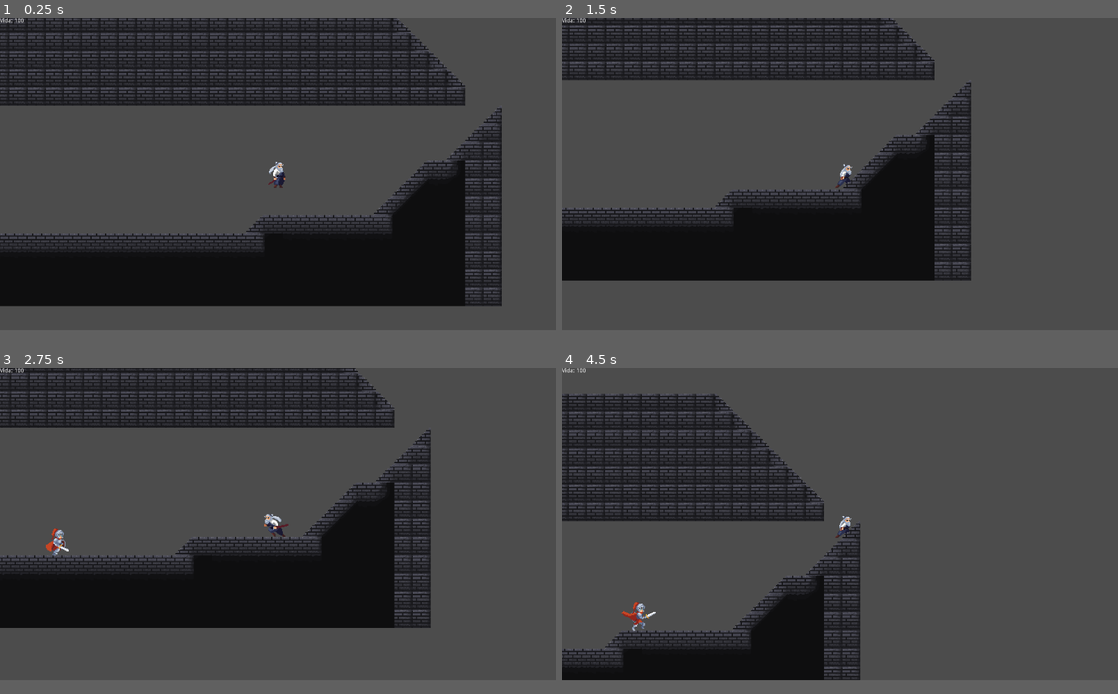
Above: before the commit, frames 1-4 (two rows, left to right).
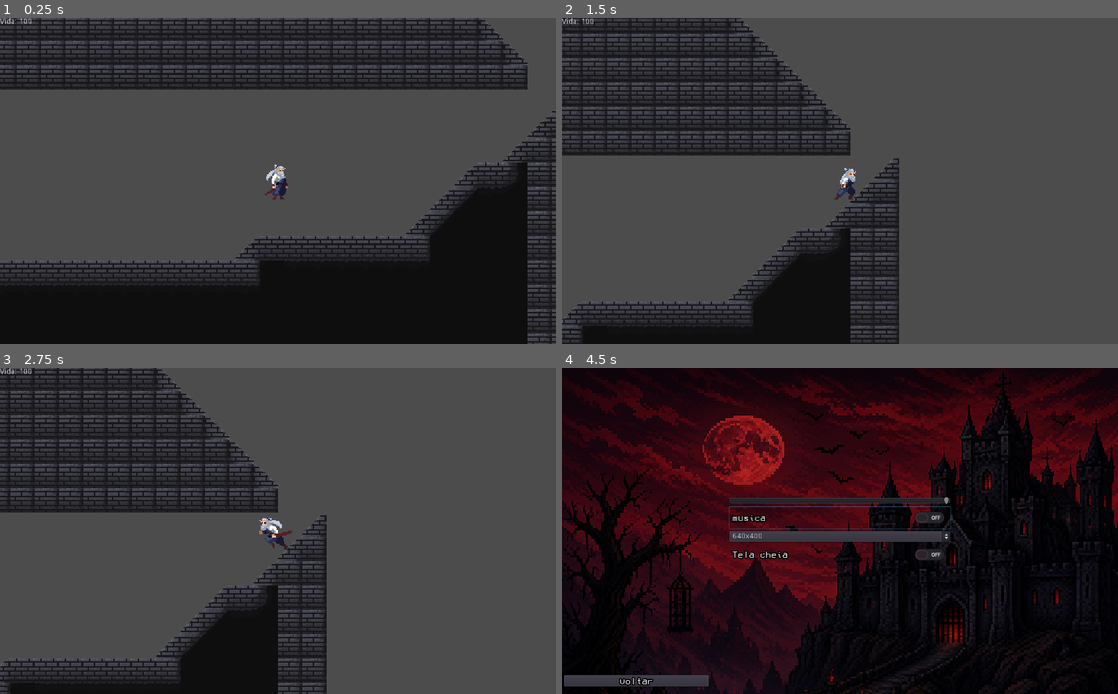
Above: after the commit, the same moments.

Repository: josepimenta545-bit/beyond-death
Game: Godot game, scene res://cenas/main.tscn
Same seed, same stepped clock (60 frames per second), same inputs: the game is played once before the commit and once after it. This scene is started directly instead of the project's main scene.
Inputs (mouse positions are in pixels of both pictures, inside the frame that each line leads up to):
- Up to frame 1 (0.25 s): no input
- Up to frame 2 (1.5 s): move the mouse to (962, 158) at 0.52 s; hold D (direita) from 0.53 s (still down); tap Space (espaço) at 0.6 s; click (962, 158) at 0.67 s; tap Q (dash, bound only after the commit) at 0.8, 1.35 s; move the mouse to (728, 190) at 1.27 s; click (728, 190) at 1.42 s
- Up to frame 3 (2.75 s): tap Space (espaço) at 1.55, 2.1 s; move the mouse to (333, 456) at 2.02 s; release D (direita) at 2.03 s; hold A (esquerda) from 2.03 s (still down); click (333, 456) at 2.17 s; tap Q (dash, bound only after the commit) at 2.3 s
- Up to frame 4 (4.5 s): move the mouse to (812, 586) at 2.77 s; release A (esquerda) at 2.78 s; hold D (direita) 2.78-4.25 s; tap Q (dash, bound only after the commit) at 2.85, 3.8 s; click (812, 586) at 2.92 s; tap Space (espaço) at 3.05, 3.6 s; move the mouse to (1006, 570) at 3.52 s; click (1006, 570) at 3.67 s; tap Escape (ESC, bound only after the commit) at 4.15 s; click (840, 511) at 4.25 s, where only the run after the commit has a clickable "musica"
In our replay, the window is 800x449 before the commit and 800x469 after it. These sizes can differ from the game's own. Grey fills any space a smaller window leaves; there, only what the larger window draws over its background counts as a difference.

The runs differ from the first frame. In frame 1, 35% of the frame differs, in the area x 0-100%, y 0-100%; in frame 2, 39%; in frame 3, 42%; in frame 4, 88%.

Commit message:
mecanica de dash

Diff:
--- a/cenas/configurações.tscn
+++ b/cenas/configurações.tscn
@@ -10,6 +10,12 @@
 outline_color = Color( 0, 0, 0, 1 )
 use_mipmaps = true
 use_filter = true
+font_data = ExtResource( 1 )
+
+[sub_resource type="DynamicFont" id=4]
+size = 17
+outline_size = 2
+outline_color = Color( 0, 0, 0, 1 )
 font_data = ExtResource( 1 )
 
 [sub_resource type="DynamicFont" id=1]
@@ -41,25 +47,32 @@
 alignment = 1
 
 [node name="volume" type="HSlider" parent="VBoxContainer"]
-margin_top = 24.0
+margin_top = 2.0
 margin_right = 408.0
-margin_bottom = 40.0
+margin_bottom = 18.0
 max_value = 1.0
 step = 0.1
 value = 1.0
 
 [node name="CheckButton" type="CheckButton" parent="VBoxContainer"]
-margin_top = 44.0
+margin_top = 22.0
 margin_right = 408.0
-margin_bottom = 84.0
+margin_bottom = 62.0
 custom_fonts/font = SubResource( 3 )
 pressed = true
 text = "musica"
 
 [node name="OptionButton" type="OptionButton" parent="VBoxContainer"]
-margin_top = 88.0
+margin_top = 66.0
 margin_right = 408.0
-margin_bottom = 108.0
+margin_bottom = 86.0
+
+[node name="tela_cheia" type="CheckButton" parent="VBoxContainer"]
+margin_top = 90.0
+margin_right = 408.0
+margin_bottom = 130.0
+custom_fonts/font = SubResource( 4 )
+text = "Tela cheia"
 
 [node name="VBoxContainer2" type="VBoxContainer" parent="."]
 anchor_top = 1.0
@@ -85,4 +98,5 @@
 [connection signal="value_changed" from="VBoxContainer/volume" to="." method="_on_volume_value_changed"]
 [connection signal="toggled" from="VBoxContainer/CheckButton" to="." method="_on_CheckButton_toggled"]
 [connection signal="item_selected" from="VBoxContainer/OptionButton" to="." method="_on_OptionButton_item_selected"]
+[connection signal="toggled" from="VBoxContainer/tela_cheia" to="." method="_on_tela_cheia_toggled"]
 [connection signal="pressed" from="VBoxContainer2/voltar" to="." method="_on_voltar_pressed"]
--- a/cenas/main.tscn
+++ b/cenas/main.tscn
@@ -5,7 +5,20 @@
 [ext_resource path="res://cenas/inimigo.tscn" type="PackedScene" id=3]
 [ext_resource path="res://scripts/main.gd" type="Script" id=4]
 [ext_resource path="res://sons/musica gameplay.mp3" type="AudioStream" id=5]
-[ext_resource path="res://scripts/AudioStreamPlayer.gd" type="Script" id=6]
+
+[sub_resource type="GDScript" id=1]
+script/source = "extends AudioStreamPlayer
+
+onready var tween = $Tween
+
+func _ready():
+	volume_db = -30
+	play()
+
+	tween.interpolate_property(self,\"volume_db\",-40,-17,1.0,Tween.TRANS_QUAD,Tween.EASE_IN_OUT)
+
+	tween.start()
+"
 
 [node name="main" type="Node2D"]
 position = Vector2( 0, 4 )
@@ -46,7 +59,7 @@
 [node name="AudioStreamPlayer" type="AudioStreamPlayer" parent="."]
 stream = ExtResource( 5 )
 autoplay = true
-script = ExtResource( 6 )
+script = SubResource( 1 )
 
 [node name="Tween" type="Tween" parent="AudioStreamPlayer"]
 
--- a/cenas/player.tscn
+++ b/cenas/player.tscn
@@ -164,7 +164,7 @@
 "frames": [ SubResource( 63 ), SubResource( 64 ), SubResource( 65 ), SubResource( 66 ), SubResource( 67 ), SubResource( 68 ), SubResource( 69 ) ],
 "loop": false,
 "name": "ataque1",
-"speed": 15.0
+"speed": 18.0
 }, {
 "frames": [ SubResource( 70 ), SubResource( 71 ), SubResource( 72 ), SubResource( 73 ) ],
 "loop": true,
@@ -207,7 +207,7 @@
 show_behind_parent = true
 position = Vector2( 0, -16 )
 frames = SubResource( 2 )
-animation = "parado"
+animation = "ataque1"
 playing = true
 
 [node name="CollisionShape2D" type="CollisionShape2D" parent="."]
@@ -224,3 +224,6 @@
 
 [node name="CollisionShape2D" type="CollisionShape2D" parent="hitbox_ataque"]
 shape = SubResource( 85 )
+
+[node name="Timer" type="Timer" parent="."]
+one_shot = true
--- a/project.godot
+++ b/project.godot
@@ -21,13 +21,7 @@
 
 [display]
 
-window/size/width=1366
-window/size/height=768
-window/size/fullscreen=true
-window/size/test_width=1366
-window/size/test_height=768
-window/stretch/mode="viewport"
-window/stretch/aspect="expand"
+window/stretch/mode="2d"
 
 [global]
 
@@ -99,6 +93,18 @@
 "events": [ Object(InputEventMouseButton,"resource_local_to_scene":false,"resource_name":"","device":0,"alt":false,"shi …(229 unchanged characters)…
  ]
 }
+ESC={
+"deadzone": 0.5,
+"events": [ Object(InputEventKey,"resource_local_to_scene":false,"resource_name":"","device":0,"alt":false,"shift":false,"control":false,"meta":false,"command":false,"pressed":false,"scancode":0,"physical_scancode":16777217,"unicode":0,"echo":false,"script":null)
+, Object(InputEventKey,"resource_local_to_scene":false,"resource_name":"","device":0,"alt":false,"shift":false,"control":false,"meta":false,"command":false,"pressed":false,"scancode":16777217,"physical_scancode":0,"unicode":0,"echo":false,"script":null)
+ ]
+}
+dash={
+"deadzone": 0.5,
+"events": [ Object(InputEventKey,"resource_local_to_scene":false,"resource_name":"","device":0,"alt":false,"shift":false,"control":false,"meta":false,"command":false,"pressed":false,"scancode":0,"physical_scancode":81,"unicode":0,"echo":false,"script":null)
+, Object(InputEventKey,"resource_local_to_scene":false,"resource_name":"","device":0,"alt":false,"shift":false,"control":false,"meta":false,"command":false,"pressed":false,"scancode":81,"physical_scancode":0,"unicode":0,"echo":false,"script":null)
+ ]
+}
 
 [physics]
 
--- a/scripts/AudioStreamPlayer.gd
+++ /dev/null
@@ -1,11 +0,0 @@
-extends AudioStreamPlayer
-
-onready var tween = $Tween
-
-func _ready():
-	volume_db = -30
-	play()
-
-	tween.interpolate_property(self,"volume_db",-40,-17,1.0,Tween.TRANS_QUAD,Tween.EASE_IN_OUT)
-
-	tween.start()
--- a/scripts/configurações.gd
+++ b/scripts/configurações.gd
@@ -5,6 +5,7 @@
 onready var checkbutton = $VBoxContainer/CheckButton
 onready var slider = $VBoxContainer/volume
 onready var optionbutton = $VBoxContainer/OptionButton
+onready var tela_cheia = $VBoxContainer/tela_cheia
 var resolucoes = [Vector2(640, 400), Vector2(800, 600), Vector2(1280, 720), Vector2(1366, 768)]
 
 #prepara o código
@@ -12,6 +13,11 @@
 	var volume = AudioServer.get_bus_volume_db(music_id)
 	slider.value = db2linear(volume)
 	checkbutton.pressed = not AudioServer.is_bus_mute(music_id)
+	if OS.window_fullscreen == true:
+		tela_cheia.pressed = true
+	else:
+		tela_cheia.pressed = false
+
 	adicionar_itens()
 
 #volta pro menu principal
@@ -32,12 +38,20 @@
 
 #bglh da resolução
 func adicionar_itens():
-	optionbutton.add_item("resoluções")
-	optionbutton.add_item("640x400")
-	optionbutton.add_item("800x600")
-	optionbutton.add_item("1280x720")
-	optionbutton.add_item("1366x768 ",-1)
+	optionbutton.add_item("640x400", 0)
+	optionbutton.add_item("800x600", 1)
+	optionbutton.add_item("1280x720", 2)
+	optionbutton.add_item("1366x768", 3)
 
 func _on_OptionButton_item_selected(index):
 	var selecao = resolucoes[index]
-	print(index)
+	OS.window_size = selecao
+	OS.center_window()
+
+
+func _on_tela_cheia_toggled(button_pressed):
+	if button_pressed:
+		OS.window_fullscreen = true
+		OS.window_size = Vector2(1366, 768)
+	else:
+		OS.window_fullscreen = false
--- a/scripts/inimigo.gd
+++ b/scripts/inimigo.gd
@@ -57,14 +57,12 @@
 			var distancia = abs(inimigo_pos.x - posicaoB.x)
 			if distancia <= 10.0:
 				indo_AB = false
-				print(indo_AB)
 		else:
 			direcao = (posicaoA - inimigo_pos).normalized()
 			vetor.x = direcao.x * velocidade
 			var distancia = abs(inimigo_pos.x - posicaoA.x)
 			if distancia <= 10.0:
 				indo_AB = true
-				print(indo_AB)
 
 	#animações
 	if not tomando_dano:
--- a/scripts/main.gd
+++ b/scripts/main.gd
@@ -3,12 +3,18 @@
 onready var player = $player
 onready var vida = $HUD/vida
 
-#desenha a vida na tela e para a musica do menu
+	# //desenha a vida na tela e para a musica do menu\\
 func _ready():
 	player.connect("vida_alterada", self, "_on_player_health_changed")
 	vida.text = "Vida: %d" % player.vida
 	Musicaglobal.stop()
 
-#função pra atualizar a vida do jogador
+	# //função pra atualizar a vida do jogador\\
 func _on_player_health_changed(vida_nova):
 	vida.text = "Vida: %d" % vida_nova
+
+	# //Abrir o menu durante o jogo\\
+func _process(delta):
+	if Input.is_action_pressed("ESC"):
+		get_tree().change_scene("res://cenas/configurações.tscn")
+	return true
--- a/scripts/menu.gd
+++ b/scripts/menu.gd
@@ -1,13 +1,13 @@
 extends Control
 
-#entrar no jogo
+	# //entrar no jogo\\
 func _on_jogar_pressed():
 	get_tree().change_scene("res://cenas/main.tscn")
 
-#sair do jogo
+	# //sair do jogo\\
 func _on_sair_pressed():
 	get_tree().quit()
 
-#configurações
+	# //configurações\\
 func _on_configuraes_pressed():
 	get_tree().change_scene("res://cenas/configurações.tscn")
--- a/scripts/player.gd
+++ b/scripts/player.gd
@@ -1,16 +1,24 @@
 extends KinematicBody2D
 
-#variaveis
+	# //variaveis\\
+onready var timer = $Timer
 onready var sprite = $AnimatedSprite #serve pra fazer as animações mais pra frente
 
-#movimento
+	# //movimento\\
 export var speed = 110
 var gravidade = 800
 export var velocidade_pulo = -350
 var velocidade = Vector2.ZERO
 const UP = Vector2(0, -1)
+	# //dash\\
+var pode_dar_dash = true
+var cooldown_dash = 1
+var duracao_dash = 0.3
+var on_dash = false
+export var velocidade_dash = 500
+var direcao_dash: int
 
-#combate e vida
+	# //combate e vida\\
 var ataque = true
 export var cooldown_ataque = 0.5
 var atacando = false
@@ -22,39 +30,70 @@
 signal vida_alterada(vida_nova)
 
 var olhando_direita = true
+
 func _physics_process(delta):
+	if esta_morto:
+		return
 	velocidade.y += gravidade * delta
-#movimento esquerda e direita e animações andando pra esquerda,direita e parado
 	var direcao_x = 0
-	if Input.is_action_pressed("direita"):
-		direcao_x += 1
-		sprite.flip_h = false
-		olhando_direita = true
-		if not atacando:
-			sprite.play("andando")
-	elif Input.is_action_pressed("esquerda"):
-		direcao_x -= 1
-		sprite.flip_h = true
-		olhando_direita = false
-		if not atacando:
-			sprite.play("andando")
+	# //movimento esquerda e direita e animações andando pra esquerda,direita e parado\\
+	if on_dash:
+		velocidade.x = direcao_dash * velocidade_dash
+		velocidade.y = 0
 	else:
-		if not atacando:
-			sprite.play("parado")
-	hitbox.position.x = abs(hitbox.position.x) if olhando_direita else -abs(hitbox.position.x) #aq é pra mudar a direçao da hitbox do ataque
+		if Input.is_action_pressed("direita"):
+			direcao_x += 1
+			sprite.flip_h = false
+			olhando_direita = true
+			if not atacando:
+				sprite.play("andando")
+		elif Input.is_action_pressed("esquerda"):
+			direcao_x -= 1
+			sprite.flip_h = true
+			olhando_direita = false
+			if not atacando:
+				sprite.play("andando")
+		else:
+			if not atacando:
+				sprite.play("parado")
+		velocidade.x = direcao_x * speed
 
-#pulo e animação de pulo
-	velocidade.x = direcao_x * speed
+	# //chama a função de dash\\
+	if Input.is_action_just_pressed("dash") and pode_dar_dash and not on_dash:
+		dash()
+	# //muda a direção da hitbox do ataque\\
+	hitbox.position.x = abs(hitbox.position.x) if olhando_direita else -abs(hitbox.position.x)
+
+	# //pulo e animação de pulo\\
 	if is_on_floor() and Input.is_action_just_pressed("espaço"):
 		velocidade.y = velocidade_pulo
-		#sprite.play("pulando") ainda não vai ser usado, mas quando fizermos os sprites de pulo é so configurar essa linha
+		#sprite.play("pulando") //ainda não vai ser usado, mas quando fizermos os sprites de pulo é apagar o "#" e o comentario\\
+
+	# //ataque\\
 	if Input.is_mouse_button_pressed(BUTTON_LEFT):
 		if ataque:
 			atacar()
 
+
 	velocidade = move_and_slide(velocidade, UP)
 
-#bglh pra levar dano
+	# //controla se o jogador pode ou não dar dash (meio q foi feito por IA mas fds)\\
+func dash():
+	on_dash = true
+	pode_dar_dash = false
+	direcao_dash = 1 if olhando_direita else -1
+
+	timer.wait_time = duracao_dash
+	timer.start()
+	yield(timer, "timeout")
+	on_dash = false
+
+	timer.wait_time = cooldown_dash
+	timer.start()
+	yield(timer, "timeout")
+	pode_dar_dash = true
+
+	# //bglh pra levar dano\\
 var esta_morto = false
 
 func take_damage(dano):
@@ -72,7 +111,7 @@
 	set_physics_process(false)
 	sprite.play("morto")
 
-
+	# //bglh pra atacar\\
 func atacar():
 	ataque = false
 	atacando = true
@@ -83,7 +122,7 @@
 	atacando = false
 
 
-#ngc pra controlar a hitbox do ataque
+	# //ngc pra controlar a hitbox do ataque\\
 func _ready():
 	hitbox.monitoring = false
 	hitbox.connect("body_entered", self, "_on_Hitbox_body_entered")
@@ -92,7 +131,7 @@
 	hitbox.monitoring = true
 	yield(get_tree().create_timer(0.15),"timeout")
 	hitbox.monitoring = false
-#aq é pra chamar a funçao de dano
+	# //aq é pra chamar a funçao de dano\\
 func _on_Hitbox_body_entered(body):
 	if body.is_in_group("inimigo") and body.has_method("take_damage"):
 		body.take_damage(dano_ataque)
Not shown: 1 places in cenas/configurações.tscn that only renumber resources
